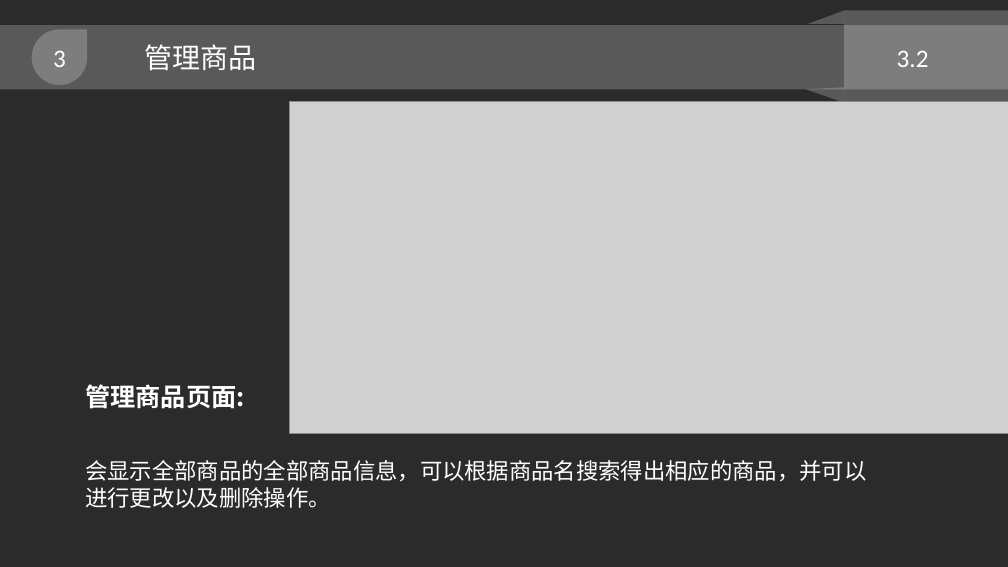
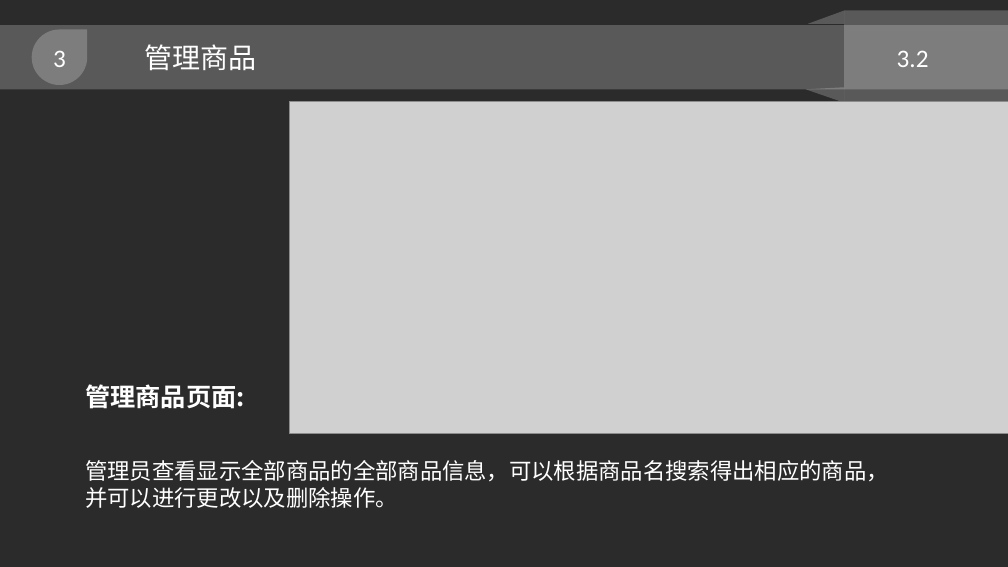
Before and after one commit to Gavin-mp/Shoes-Trading, a slide deck: slide 15 of 鞋子交易平台.pptx. Drawn at 1008x567 pixels with LibreOffice and Linux fonts; fonts in the diff are those of the drawing; grey boxes stand for pictures; background and template pictures are left out; a plain dark background stands for a picture behind light text. Boxes give left, top, right and bottom in pixels: in the first picture for what was removed or moved away, otherwise in the second. Text is boxed around its words. In the diff, an @@ line names an element or a change of style, - is before the commit and + after.

```diff
--- a/鞋子交易平台.pptx
+++ b/鞋子交易平台.pptx
@@ text at box(85, 460, 888, 508): text changed @@
-会显示全部商品的全部商品信息，可以根据商品名搜索得出相应的商品，并可以进行更改以及删除操作。
+管理员查看显示全部商品的全部商品信息，可以根据商品名搜索得出相应的商品，并可以进行更改以及删除操作。
```
Also in this commit, not shown: 3 other slides changed, 1 other file.
